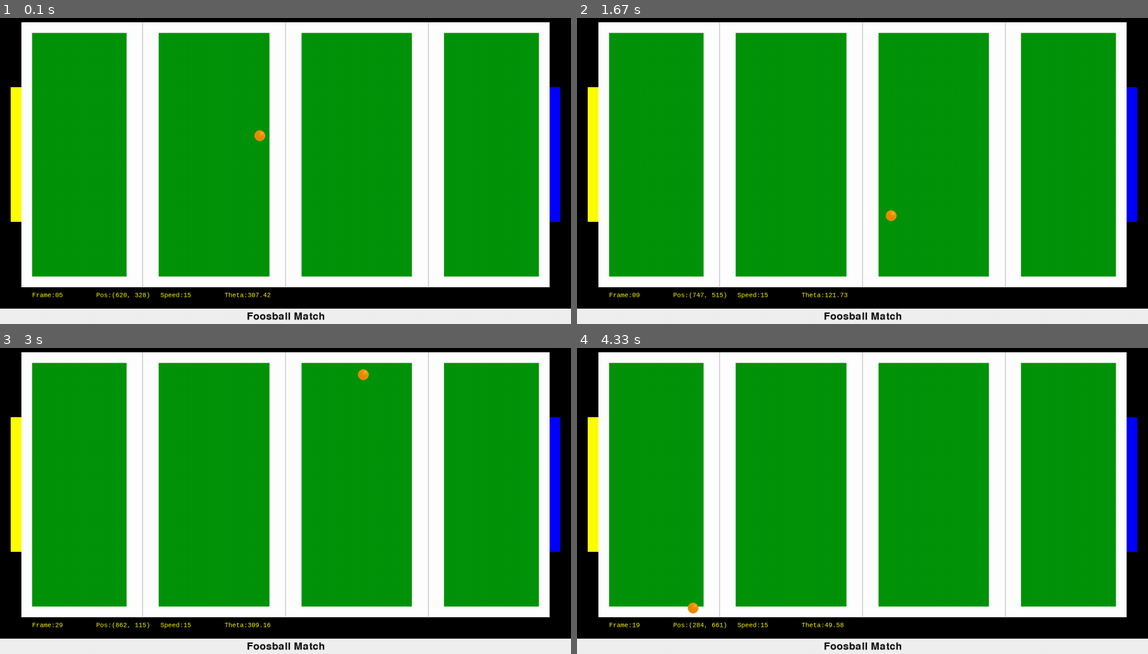
Above: before the commit, frames 1-4 (two rows, left to right).
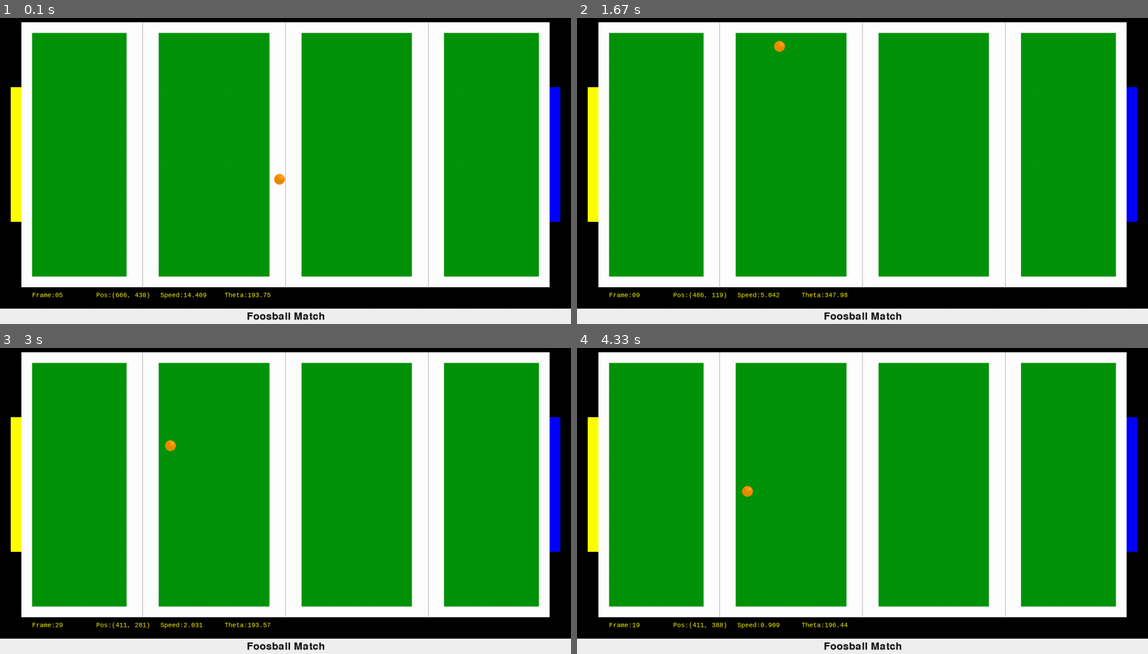
Above: after the commit, the same moments.

Repository: GreatAlexander/Games
Game: pygame game, started from GemTrap/Foosball/main.py
Two runs of this game, one before a commit and one after it. Both use one fixed random seed, a clock stepped at 60 frames per second and the inputs below.
Inputs:
- Up to frame 1 (0.1 s): no input
- Up to frame 2 (1.67 s): no input
- Up to frame 3 (3 s): no input
- Up to frame 4 (4.33 s): no input

The runs differ from the first frame. In frame 1, 0.2% of the frame differs, in the area x 20-50%, y 36-92%; in frame 2, 0.2%; in frame 3, 0.2%; in frame 4, 0.2%, in the area x 19-48%, y 45-92%.

Commit message:
Renamed constants and added ball random pushes
- Most constants are now renamed to follow guidelines
- Added in main() an event to "kick" the ball every time it stops, to
test ball physics with friction. Edited code to actually use ball
methods properly.

Diff:
--- a/GemTrap/Foosball/Ball.py
+++ b/GemTrap/Foosball/Ball.py
@@ -20,7 +20,7 @@
         self.setPushSpeed(pushSpeed)
         self.setPushOrientation(pushOrientation)
         self.setDirXY(dirXY)
-        self.pitch = pygame.Rect(WALL_WIDTH, WALL_WIDTH, Field[0], Field[1])
+        self.pitch = pygame.Rect(WALL_WIDTH, WALL_WIDTH, FIELD[0], FIELD[1])
         self.pitch.center = CENTRE
 
         self.rect.topleft = (posx, posy)
@@ -109,7 +109,7 @@
         self.frameCount += 1
         if self.frameCount >= steps  and self.speed != 0:
             self.frameCount = 0
-            self.orientation +=  np.random.normal(0, 1)
+            self.orientation +=  RANDOM_DEVIATION * np.random.normal(0, 1)
 
     def computeDynamics(self):
         self.orientation %= 360
--- a/GemTrap/Foosball/Display.py
+++ b/GemTrap/Foosball/Display.py
@@ -21,13 +21,13 @@
 
     def drawPitch(self, background):
         outlinebox = pygame.Rect(WALL_WIDTH, WALL_WIDTH, PITCH[0] - 2*WALL_WIDTH, PITCH[1] - 2*WALL_WIDTH)
-        pitchbox = pygame.Rect(Edge, Edge, PITCH[0] - 2*Edge, PITCH[1] - 2*Edge)
+        pitchbox = pygame.Rect(EDGE, EDGE, PITCH[0] - 2*EDGE, PITCH[1] - 2*EDGE)
         titlebox = pygame.Rect(0, PITCH[1], Xres, Yres)
-        line1box = pygame.Rect(PITCH[0]*1/4-Linewidth/2, WALL_WIDTH, Linewidth, PITCH[1]-2*WALL_WIDTH)
-        line2box = pygame.Rect(PITCH[0]*2/4-Linewidth/2, WALL_WIDTH, Linewidth, PITCH[1]-2*WALL_WIDTH)
-        line3box = pygame.Rect(PITCH[0]*3/4-Linewidth/2, WALL_WIDTH, Linewidth, PITCH[1]-2*WALL_WIDTH)
-        goalyellow=pygame.Rect(WALL_WIDTH/2, PITCH[1]/2 - Goalwidth/2, Goaldepth, Goalwidth)
-        goalblue=pygame.Rect(PITCH[0] - WALL_WIDTH, PITCH[1]/2 - Goalwidth/2, Goaldepth, Goalwidth)
+        line1box = pygame.Rect(PITCH[0]*1/4-LINE_WIDTH/2, WALL_WIDTH, LINE_WIDTH, PITCH[1]-2*WALL_WIDTH)
+        line2box = pygame.Rect(PITCH[0]*2/4-LINE_WIDTH/2, WALL_WIDTH, LINE_WIDTH, PITCH[1]-2*WALL_WIDTH)
+        line3box = pygame.Rect(PITCH[0]*3/4-LINE_WIDTH/2, WALL_WIDTH, LINE_WIDTH, PITCH[1]-2*WALL_WIDTH)
+        goalyellow=pygame.Rect(WALL_WIDTH/2, PITCH[1]/2 - GOAL_WIDTH/2, Goaldepth, GOAL_WIDTH)
+        goalblue=pygame.Rect(PITCH[0] - WALL_WIDTH, PITCH[1]/2 - GOAL_WIDTH/2, Goaldepth, GOAL_WIDTH)
 
         pygame.draw.rect(background, TAPE, outlinebox, 0)
         pygame.draw.rect(background, GRASS, pitchbox, 0)
@@ -43,9 +43,9 @@
 
     def centreTitleOnBackground(self, background):
         if pygame.font:
-            font = pygame.font.Font(None, Fntsize)
+            font = pygame.font.Font(None, FONT_SIZE)
             text = font.render(TITLE_TEXT, 1, TITLE)
-            textpos = text.get_rect(centerx=Xres/2, centery=Yres - Fntsize/2)
+            textpos = text.get_rect(centerx=Xres/2, centery=Yres - FONT_SIZE/2)
             background.blit(text, textpos)
 
     def showFeatureOnScreen(self, name, x, fr=None):
--- a/GemTrap/Foosball/Global.py
+++ b/GemTrap/Foosball/Global.py
@@ -1,42 +1,54 @@
+#==============================================================================
+# Global Constant Values
+#==============================================================================
 
-# Constant Values
-FPS = 30            # Frames per second
-RField = (2370, 1140)    # Green Field
-R_WALL_WIDTH = 100        # Wall width in mm
-RTapewidth = 50        # Line width in mm
-RGoalwidth = 630        # Goal width in mm
-RGoaldepth = 50        # Goal depth in mm
-RBallsize = 50        # Ball diameter in mm
+# Real world constants
+FPS = 30			# Frames per second
+R_FIELD = (2370, 1140)	# Green field size
+R_WALL_WIDTH = 100	# Wall width in mm
+R_TAPE_WIDTH = 50		# Line width in mm
+R_GOAL_WIDTH = 630	# Goal width in mm
+R_GOAL_DEPTH = 50		# Goal depth in mm
+R_BALL_SIZE = 50		# Ball diameter in mm
+R_PITCH = (R_FIELD[0]+2*(R_WALL_WIDTH+R_TAPE_WIDTH), R_FIELD[1]+2*(R_WALL_WIDTH+R_TAPE_WIDTH))    # X, Y in mm
 
-RPitch = (RField[0]+2*(R_WALL_WIDTH+RTapewidth), RField[1]+2*(R_WALL_WIDTH+RTapewidth))    # X, Y in mm
-Rdx = 2            # To fit on screen
-Rdy = 2
-Fntsize = 36
-PITCH = (RPitch[0]/Rdx, (RPitch[1]/Rdy))
-Field = ((RField[0]+RTapewidth)/Rdx, ((RField[1]+RTapewidth)/Rdy))
+# Simulation constants
+Rdx = 2
+Rdy = 2			# Reducing resolution to fit on screen
+
+PITCH = (R_PITCH[0]/Rdx, (R_PITCH[1]/Rdy))
+FIELD = ((R_FIELD[0]+R_TAPE_WIDTH)/Rdx, ((R_FIELD[1]+R_TAPE_WIDTH)/Rdy))
 WALL_WIDTH = R_WALL_WIDTH / Rdx
-Tapewidth = RTapewidth / Rdx
-Goalwidth = RGoalwidth / Rdy
-Goaldepth = RGoaldepth / Rdx
-BALL_SIZE = RBallsize / Rdx
+TAPE_WIDTH = R_TAPE_WIDTH / Rdx
+GOAL_WIDTH = R_GOAL_WIDTH / Rdy
+Goaldepth = R_GOAL_DEPTH / Rdx
+BALL_SIZE = R_BALL_SIZE / Rdx
 BALL_RADIUS = BALL_SIZE / 2
 CENTRE = (PITCH[0]/2, PITCH[1]/2)
-Res = (PITCH[0], PITCH[1] + Fntsize)        # Window Resolution
+EDGE = WALL_WIDTH + TAPE_WIDTH
+LINE_WIDTH = 3 * TAPE_WIDTH
+
+# Screen constants
+FONT_SIZE = 36
+Res = (PITCH[0], PITCH[1] + FONT_SIZE)	# Window Resolution
 Xres = Res[0]
 Yres = Res[1]
-Edge = WALL_WIDTH + Tapewidth
-Linewidth = 3 * Tapewidth
-GRASS = (0, 148, 10)        # Field Colour
-WALL = (0, 0, 0)            # Wall Colour
-TAPE = (255, 255, 255)        # Line Colour
-TITLE = (10, 10, 10)        # Title font Colour
-TITLEBACK = (240, 240, 240)    # Title Background Colour
-LINE = (150, 150, 150)
+
+# Colours
+GRASS = (0, 148, 10)		# Field Colour
+WALL = (0, 0, 0)			# Wall Colour
+TAPE = (255, 255, 255)		# Line Colour
+TITLE = (10, 10, 10)		# Title font Colour
+TITLEBACK = (240, 240, 240)	# Title Background Colour
+LINE = (150, 150, 150)		# Central line Colour
 YELLOW = (255, 255, 0)
 BLUE = (0, 0, 255)
 ORANGE = (255, 140, 0)
-TABLE_FRICTION = 1
-COLLISION_FRICTION = 1           # Collision TABLE_FRICTION
-MARGIN = Tapewidth / 2
+
+# Physics constants
+TABLE_FRICTION = 0.99		# Speed reduction via rolling
+COLLISION_FRICTION = 0.9	# Speed reduction after collision
+MARGIN = TAPE_WIDTH / 2	# Collision margin for ball Sprite
+RANDOM_DEVIATION = 0.2		# Deviation of the ball
 
 TITLE_TEXT = 'Foosball Match'
--- a/GemTrap/Foosball/main.py
+++ b/GemTrap/Foosball/main.py
@@ -3,7 +3,6 @@
 #==============================================================================
 # FOOSBALL - by Alejandro Bordallo and Andrew Robinson
 # Details: Foozball game sim for autonomous agents, simple ai, path planning
-# TODO: Fix the weird bouncing angles that came from refactoring
 #==============================================================================
 
 import pygame, sys
@@ -14,20 +13,18 @@
 from Global import *
 
 def main():
-	"""this function is called when the program starts. It initializes
-	everything it needs, then runs in a loop until the function returns.
-	"""
+	"""This is the main function called when the program starts. It initializes
+	everything it needs, then runs in a loop until exited. """
 
 	display = Display()
-	#TODO Implement Full (Tiled/Object) Background
+
 	background = display.drawBackground()
 	display.drawPitch(background)
 	display.centreTitleOnBackground(background)
 
 	# Prepare Game Objects
 	clock = pygame.time.Clock()
-	ball = Ball(pushValue = 1, pushSpeed = 15,
-			pushOrientation = np.random.randint(0, 360), dirXY = [0, 0])
+	ball = Ball()
 
 	ballSprite = pygame.sprite.RenderPlain(ball)
 
@@ -40,7 +37,7 @@
 
 		#Update Everything
 		ballSprite.update()
-		ball.pushValue = 0
+		ball.setPushValue(0)
 		frame += 1
 
 		#Draw Everything
@@ -49,6 +46,11 @@
 
 		if frame == 30:
 			frame = 0
+
+		if ball.speed == 0:
+			ball.setPushValue(1)
+			ball.setPushOrientation(np.random.randint(0, 360))
+			ball.setPushSpeed(15)
 
 		pygame.display.flip()
 
